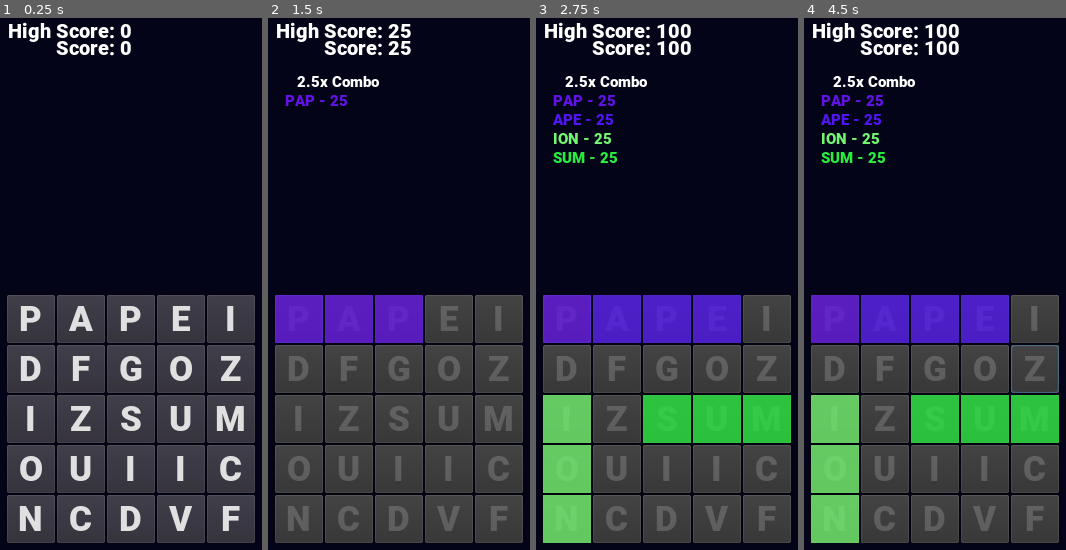
Above: before the commit, frames 1-4 (left to right).
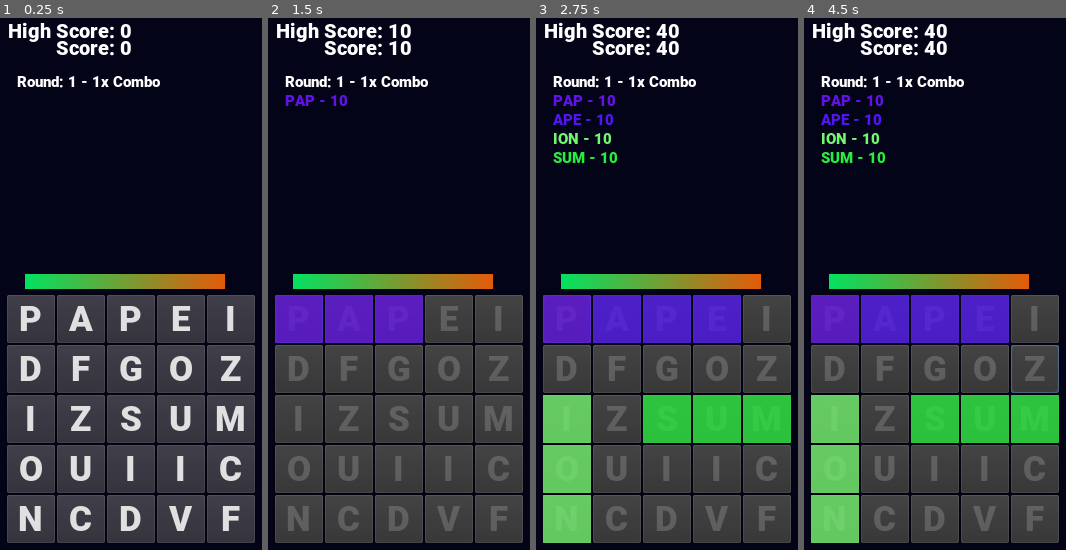
Above: after the commit, the same moments.

Repository: utecht/ld41
Game: Godot game, scene res://Board.tscn
Two runs of this game, one before a commit and one after it. Both use one fixed random seed, a clock stepped at 60 frames per second and the inputs below.
Inputs (mouse positions are in pixels of both pictures, inside the frame that each line leads up to):
- Up to frame 1 (0.25 s): no input
- Up to frame 2 (1.5 s): click "P" at 0.5 s; move the mouse to (464, 268) at 1.27 s; click (464, 268) at 1.42 s
- Up to frame 3 (2.75 s): tap Enter at 2 s; drag from (606, 321) to (651, 401) at 2.02 s
- Up to frame 4 (4.5 s): move the mouse to (963, 172) at 2.77 s; click (963, 172) at 2.92 s; tap Space at 3.5 s; drag from (919, 401) to (843, 209) at 3.52 s; tap Enter at 4.25 s; move the mouse to (1024, 374) at 4.27 s; click (1024, 374) at 4.42 s

The runs differ from the first frame. In frame 1, 2.7% of the frame differs, in the area x 6-86%, y 10-51%; in frame 2, 3.2%; in frame 3, 3.4%, in the area x 6-86%, y 1-51%; in frame 4, 3.4%.

Commit message:
feature complete

Diff:
--- a/Board.gd
+++ b/Board.gd
@@ -15,6 +15,7 @@
 var score = 0
 var combo = 1.0
 var high_score = 0
+var round_num = 1
 
 func _ready():
 	$GameOver.hide()
@@ -35,6 +36,7 @@
 	else:
 		high_score = 0
 	$HighScoreLabel.text = str("High Score: ", high_score)
+	$WordLabel.text = str("Round: ", round_num, " - ", combo, "x Combo", "\n")
 
 	for i in range(size):
 		var letter = Letter.instance()
@@ -58,6 +60,7 @@
 		letter.connect("dropped", self, "_dropped")
 		board.append(letter)
 
+
 func check_horizontal(start, end):
 	var word = ""
 	for i in range(start, end + 1):
@@ -65,8 +68,8 @@
 	if wordlist.has(word.to_lower()):
 		return [range(start, end + 1), word]
 
+
 func search_horizontal(row_num):
-	#print("searching - ", index)
 	var results = []
 	var start_row = row_num * 5
 	var end_row = start_row + 4
@@ -81,13 +84,14 @@
 	results.append(check_horizontal(start_row + 2, end_row))
 	return results
 
+
 func check_vertical(start, end):
 	var word = ""
 	for i in range(start, end + 5, 5):
-		#print("start: ", start, " end: ", end, " i: ", i)
 		word += board[i].letter
 	if wordlist.has(word.to_lower()):
 		return [range(start, end + 5, 5), word]
+
 
 func search_vertical(column_num):
 	var results = []
@@ -104,6 +108,7 @@
 	results.append(check_vertical(start_col + 10, end_col))
 	return results
 
+
 func word_search():
 	var results = []
 	for starting_pos in range(5):
@@ -113,7 +118,6 @@
 		for result in search_vertical(starting_pos):
 			if result != null and !results.has(result):
 				results.append(result)
-	print(results)
 	for letter in board:
 		letter.scoring()
 	if results.empty():
@@ -121,22 +125,27 @@
 		$GameOver.show()
 	else:
 		scoring_words = results
-		combo = (results.size() / 2.0) + 0.5
-		$WordLabel.text = str("   ", combo, "x Combo", "\n")
+		#combo = (results.size() / 2.0) + 0.5
+		#$WordLabel.text = str("   ", combo, "x Combo", "\n")
 		$Score.start()
+
 
 func _picked_up(letter):
 	current_letter = letter
 	starting_pos = letter.global_position
 	dragging = true
+	$DragTimer.start()
+
 
 func _dropped(letter):
 	letter.global_position = starting_pos
 	dragging = false
 	word_search()
 
+
 func _process(delta):
 	if dragging:
+		$DragProgress.value = $DragProgress.max_value * ($DragTimer.time_left / $DragTimer.wait_time)
 		var pos = get_global_mouse_position() - global_position + Vector2(25, 25)
 		pos.x = clamp(pos.x, 0, 249)
 		pos.y = clamp(pos.y, 0, 249)
@@ -157,15 +166,16 @@
 	for letter_index in to_be_replaced:
 		board[letter_index].reset(LETTERS[randi() % LETTERS.size()])
 	to_be_replaced = []
-	$WordLabel.text = ""
-	combo = 1.0
+	combo += .5
+	round_num += 1
+	$WordLabel.text = str("Round: ", round_num, " - ", combo, "x Combo", "\n")
+	$DragProgress.value = $DragProgress.max_value
 	for letter in board:
 		letter.scoring_over()
 
 
 func _on_Score_timeout():
 	if scoring_words.empty():
-		print("Resetting")
 		$Reset.start()
 	else:
 		var result = scoring_words.pop_front()
@@ -194,3 +204,7 @@
 		high_score_save.store_32(score)
 		high_score_save.close()
 	get_tree().reload_current_scene()
+
+
+func _on_DragTimer_timeout():
+	current_letter.time_up()
--- a/Board.tscn
+++ b/Board.tscn
@@ -19,6 +19,28 @@
 use_filter = false
 font_data = ExtResource( 3 )
 _sections_unfolded = [ "Font", "Settings" ]
+
+[sub_resource type="Gradient" id=3]
+
+offsets = PoolRealArray( 0 )
+colors = PoolColorArray( 0.0162964, 0.021791, 0.046875, 1 )
+
+[sub_resource type="GradientTexture" id=4]
+
+flags = 4
+gradient = SubResource( 3 )
+width = 200
+
+[sub_resource type="Gradient" id=5]
+
+offsets = PoolRealArray( 0, 1 )
+colors = PoolColorArray( 0.0196078, 0.890196, 0.380392, 1, 0.894531, 0.361656, 0.0419312, 1 )
+
+[sub_resource type="GradientTexture" id=6]
+
+flags = 4
+gradient = SubResource( 5 )
+width = 200
 
 [node name="Board" type="Position2D" index="0"]
 
@@ -165,8 +187,49 @@
 max_lines_visible = -1
 _sections_unfolded = [ "Anchor", "Margin", "Visibility", "custom_fonts" ]
 
+[node name="DragTimer" type="Timer" parent="." index="8"]
+
+process_mode = 1
+wait_time = 10.0
+one_shot = true
+autostart = false
+
+[node name="DragProgress" type="TextureProgress" parent="." index="9"]
+
+anchor_left = 0.0
+anchor_top = 0.0
+anchor_right = 0.0
+anchor_bottom = 0.0
+margin_left = -5.0
+margin_top = -44.0
+margin_right = 195.0
+margin_bottom = -29.0
+rect_pivot_offset = Vector2( 0, 0 )
+rect_clip_content = false
+mouse_filter = 1
+mouse_default_cursor_shape = 0
+size_flags_horizontal = 1
+size_flags_vertical = 1
+min_value = 0.0
+max_value = 100.0
+step = 1.0
+page = 0.0
+value = 100.0
+exp_edit = false
+rounded = false
+texture_under = SubResource( 4 )
+texture_over = null
+texture_progress = SubResource( 6 )
+fill_mode = 1
+radial_fill_degrees = 360.0
+radial_center_offset = Vector2( 0, 0 )
+nine_patch_stretch = true
+_sections_unfolded = [ "Textures" ]
+
 [connection signal="timeout" from="Reset" to="." method="_on_Reset_timeout"]
 
 [connection signal="timeout" from="Score" to="." method="_on_Score_timeout"]
 
 [connection signal="timeout" from="GameOverTimer" to="." method="_on_GameOverTimer_timeout"]
+
+[connection signal="timeout" from="DragTimer" to="." method="_on_DragTimer_timeout"]
--- a/Node2D.gd
+++ b/Node2D.gd
@@ -17,6 +17,12 @@
 	letter = new_letter
 	$Button.text = letter
 	$Highlight.visible = false
+
+func time_up():
+	var event = InputEventMouseButton.new()
+	event.button_index = BUTTON_LEFT
+	event.pressed = false
+	get_tree().input_event(event)
 
 func scoring():
 	$Button.disabled = true
Not shown: 1 places in Board.tscn that only renumber resources
